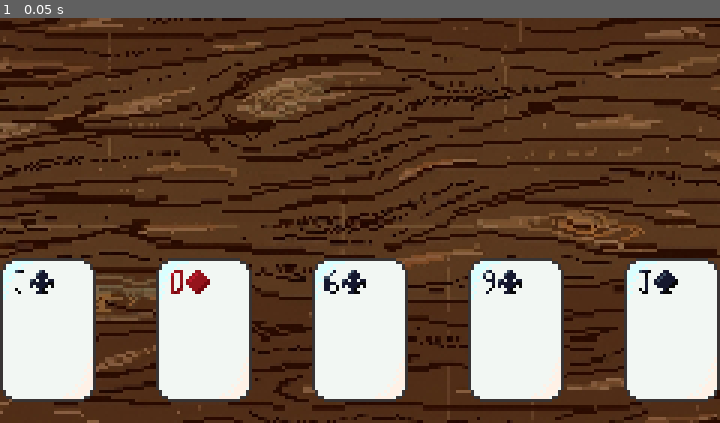
Above: before the commit, frame 1.
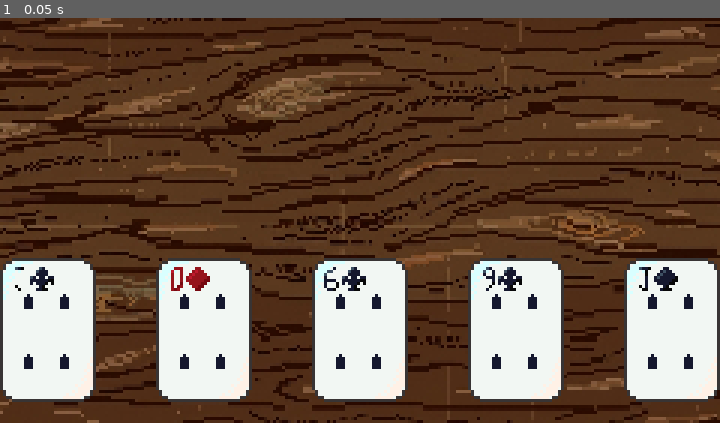
Above: after the commit, the same moment.

Repository: TESTLYgribble/CRAD
Game: Godot game, scene res://Scenes/main.tscn
Same seed, same stepped clock (60 frames per second), same inputs: the game is played once before the commit and once after it. Before the commit the project starts from res://main.tscn.
Inputs:
- Up to frame 1 (0.05 s): no input

The runs differ from the first frame. In frame 1, 1.5% of the frame differs, in the area x 2-97%, y 61-87%.

Commit message:
added tileMapLayer for pattern generation

Diff:
--- /dev/null
+++ b/Scenes/card.tscn
@@ -0,0 +1,233 @@
+[gd_scene format=3 uid="uid://cop1m6r316joc"]
+
+[ext_resource type="Script" uid="uid://dwu2ruwitp718" path="res://Scripts/card.gd" id="1_xnv4g"]
+[ext_resource type="Texture2D" uid="uid://cbn45d2pjhb1a" path="res://Art/cardSprites.png" id="2_u5wvb"]
+[ext_resource type="Shader" uid="uid://cf67wy241mix3" path="res://Scripts/cardColorSwap.tres" id="3_mm04k"]
+[ext_resource type="Texture2D" uid="uid://ccpyknrgdqa2a" path="res://Art/black_pallette.png" id="4_yvxpl"]
+[ext_resource type="Texture2D" uid="uid://dr6n2r7kwth72" path="res://Art/red_pallette.png" id="5_uf1hq"]
+[ext_resource type="Texture2D" uid="uid://br8jagl3ho2ak" path="res://Art/CradnewAssets.png" id="6_sj14m"]
+[ext_resource type="Script" uid="uid://dgt3cdypnhy6h" path="res://Scripts/card_small_face.gd" id="7_pyy63"]
+
+[sub_resource type="AtlasTexture" id="AtlasTexture_rjlel"]
+atlas = ExtResource("2_u5wvb")
+region = Rect2(28, 79, 8, 8)
+
+[sub_resource type="AtlasTexture" id="AtlasTexture_q5obu"]
+atlas = ExtResource("2_u5wvb")
+region = Rect2(37, 79, 8, 8)
+
+[sub_resource type="AtlasTexture" id="AtlasTexture_e484p"]
+atlas = ExtResource("2_u5wvb")
+region = Rect2(10, 79, 8, 8)
+
+[sub_resource type="AtlasTexture" id="AtlasTexture_fpac0"]
+atlas = ExtResource("2_u5wvb")
+region = Rect2(1, 79, 8, 8)
+
+[sub_resource type="SpriteFrames" id="SpriteFrames_1i5pp"]
+animations = [{
+"frames": [],
+"loop": true,
+"name": &"sym_NULL",
+"speed": 5.0
+}, {
+"frames": [{
+"duration": 1.0,
+"texture": SubResource("AtlasTexture_rjlel")
+}, {
+"duration": 1.0,
+"texture": SubResource("AtlasTexture_q5obu")
+}, {
+"duration": 1.0,
+"texture": SubResource("AtlasTexture_e484p")
+}, {
+"duration": 1.0,
+"texture": SubResource("AtlasTexture_fpac0")
+}],
+"loop": true,
+"name": &"sym_Types",
+"speed": 5.0
+}]
+
+[sub_resource type="ShaderMaterial" id="ShaderMaterial_e484p"]
+shader = ExtResource("3_mm04k")
+shader_parameter/Red_palette = ExtResource("5_uf1hq")
+shader_parameter/Black_palette = ExtResource("4_yvxpl")
+shader_parameter/colors_count = 3
+shader_parameter/isBlack = false
+
+[sub_resource type="AtlasTexture" id="AtlasTexture_pjytt"]
+atlas = ExtResource("2_u5wvb")
+region = Rect2(1, 69, 5, 8)
+
+[sub_resource type="AtlasTexture" id="AtlasTexture_b4rk6"]
+atlas = ExtResource("2_u5wvb")
+region = Rect2(8, 89, 5, 8)
+
+[sub_resource type="AtlasTexture" id="AtlasTexture_6lcat"]
+atlas = ExtResource("2_u5wvb")
+region = Rect2(15, 89, 5, 8)
+
+[sub_resource type="AtlasTexture" id="AtlasTexture_ut1v0"]
+atlas = ExtResource("2_u5wvb")
+region = Rect2(22, 89, 5, 8)
+
+[sub_resource type="AtlasTexture" id="AtlasTexture_vno60"]
+atlas = ExtResource("2_u5wvb")
+region = Rect2(30, 89, 5, 8)
+
+[sub_resource type="AtlasTexture" id="AtlasTexture_l0gnn"]
+atlas = ExtResource("2_u5wvb")
+region = Rect2(36, 89, 5, 8)
+
+[sub_resource type="AtlasTexture" id="AtlasTexture_is7yf"]
+atlas = ExtResource("2_u5wvb")
+region = Rect2(41, 89, 5, 8)
+
+[sub_resource type="AtlasTexture" id="AtlasTexture_5biq5"]
+atlas = ExtResource("2_u5wvb")
+region = Rect2(48, 89, 5, 8)
+
+[sub_resource type="AtlasTexture" id="AtlasTexture_kicxe"]
+atlas = ExtResource("2_u5wvb")
+region = Rect2(55, 89, 5, 8)
+
+[sub_resource type="AtlasTexture" id="AtlasTexture_oaj0s"]
+atlas = ExtResource("2_u5wvb")
+region = Rect2(6, 69, 5, 8)
+
+[sub_resource type="AtlasTexture" id="AtlasTexture_lbpyt"]
+atlas = ExtResource("2_u5wvb")
+region = Rect2(14, 69, 5, 8)
+
+[sub_resource type="AtlasTexture" id="AtlasTexture_h8qr4"]
+atlas = ExtResource("2_u5wvb")
+region = Rect2(22, 69, 5, 8)
+
+[sub_resource type="SpriteFrames" id="SpriteFrames_kvrdl"]
+animations = [{
+"frames": [],
+"loop": true,
+"name": &"Val_NULL",
+"speed": 5.0
+}, {
+"frames": [{
+"duration": 1.0,
+"texture": SubResource("AtlasTexture_pjytt")
+}, {
+"duration": 1.0,
+"texture": SubResource("AtlasTexture_b4rk6")
+}, {
+"duration": 1.0,
+"texture": SubResource("AtlasTexture_6lcat")
+}, {
+"duration": 1.0,
+"texture": SubResource("AtlasTexture_ut1v0")
+}, {
+"duration": 1.0,
+"texture": SubResource("AtlasTexture_vno60")
+}, {
+"duration": 1.0,
+"texture": SubResource("AtlasTexture_l0gnn")
+}, {
+"duration": 1.0,
+"texture": SubResource("AtlasTexture_is7yf")
+}, {
+"duration": 1.0,
+"texture": SubResource("AtlasTexture_5biq5")
+}, {
+"duration": 1.0,
+"texture": SubResource("AtlasTexture_kicxe")
+}, {
+"duration": 1.0,
+"texture": SubResource("AtlasTexture_oaj0s")
+}, {
+"duration": 1.0,
+"texture": SubResource("AtlasTexture_lbpyt")
+}, {
+"duration": 1.0,
+"texture": SubResource("AtlasTexture_h8qr4")
+}],
+"loop": true,
+"name": &"Val_Text",
+"speed": 5.0
+}]
+
+[sub_resource type="TileMapPattern" id="TileMapPattern_b4rk6"]
+tile_data = PackedInt32Array(0, 131072, 18, 4, 131072, 18)
+
+[sub_resource type="TileMapPattern" id="TileMapPattern_6lcat"]
+tile_data = PackedInt32Array(0, 131072, 18, 131074, 131072, 18, 4, 131072, 18)
+
+[sub_resource type="TileMapPattern" id="TileMapPattern_ut1v0"]
+tile_data = PackedInt32Array(0, 131072, 18, 262144, 131072, 18, 4, 131072, 18, 262148, 131072, 18)
+
+[sub_resource type="TileMapPattern" id="TileMapPattern_vno60"]
+tile_data = PackedInt32Array(0, 131072, 18, 262144, 131072, 18, 131074, 131072, 18, 4, 131072, 18, 262148, 131072, 18)
+
+[sub_resource type="TileMapPattern" id="TileMapPattern_l0gnn"]
+tile_data = PackedInt32Array(0, 131072, 18, 131072, 131072, 18, 262144, 131072, 18, 4, 131072, 18, 131076, 131072, 18, 262148, 131072, 18)
+
+[sub_resource type="TileMapPattern" id="TileMapPattern_is7yf"]
+tile_data = PackedInt32Array(0, 131072, 18, 131072, 131072, 18, 262144, 131072, 18, 131074, 131072, 18, 4, 131072, 18, 131076, 131072, 18, 262148, 131072, 18)
+
+[sub_resource type="TileMapPattern" id="TileMapPattern_5biq5"]
+tile_data = PackedInt32Array(0, 131072, 18, 131072, 131072, 18, 262144, 131072, 18, 65538, 131072, 18, 196610, 131072, 18, 4, 131072, 18, 131076, 131072, 18, 262148, 131072, 18)
+
+[sub_resource type="TileMapPattern" id="TileMapPattern_kicxe"]
+tile_data = PackedInt32Array(0, 131072, 18, 131072, 131072, 18, 262144, 131072, 18, 65538, 131072, 18, 196610, 131072, 18, 327682, 131072, 18, 4, 131072, 18, 131076, 131072, 18, 262148, 131072, 18)
+
+[sub_resource type="TileMapPattern" id="TileMapPattern_oaj0s"]
+tile_data = PackedInt32Array(131072, 131072, 18, 1, 131072, 18, 262145, 131072, 18, 131074, 131072, 18, 3, 131072, 18, 262147, 131072, 18, 131076, 131072, 18, 5, 131072, 18, 262149, 131072, 18, 131078, 131072, 18)
+
+[sub_resource type="TileSetAtlasSource" id="TileSetAtlasSource_h8qr4"]
+texture = ExtResource("6_sj14m")
+margins = Vector2i(1, 0)
+texture_region_size = Vector2i(3, 5)
+8:18/0 = 0
+6:18/0 = 0
+4:18/0 = 0
+2:18/0 = 0
+
+[sub_resource type="TileSet" id="TileSet_kvrdl"]
+tile_size = Vector2i(3, 5)
+sources/0 = SubResource("TileSetAtlasSource_h8qr4")
+pattern_0 = SubResource("TileMapPattern_b4rk6")
+pattern_1 = SubResource("TileMapPattern_6lcat")
+pattern_2 = SubResource("TileMapPattern_ut1v0")
+pattern_3 = SubResource("TileMapPattern_vno60")
+pattern_4 = SubResource("TileMapPattern_l0gnn")
+pattern_5 = SubResource("TileMapPattern_is7yf")
+pattern_6 = SubResource("TileMapPattern_5biq5")
+pattern_7 = SubResource("TileMapPattern_kicxe")
+pattern_8 = SubResource("TileMapPattern_oaj0s")
+
+[node name="Card" type="Node2D" unique_id=369486260]
+z_index = 1
+script = ExtResource("1_xnv4g")
+
+[node name="whiteCard" type="Sprite2D" parent="." unique_id=1277861294]
+texture_filter = 1
+position = Vector2(16, 24)
+texture = ExtResource("2_u5wvb")
+region_enabled = true
+region_rect = Rect2(94, 79, 32, 48)
+
+[node name="Card_symbol" type="AnimatedSprite2D" parent="whiteCard" unique_id=336866556]
+texture_filter = 1
+position = Vector2(-2, -17)
+sprite_frames = SubResource("SpriteFrames_1i5pp")
+animation = &"sym_Types"
+
+[node name="Card_Value" type="AnimatedSprite2D" parent="whiteCard" unique_id=898595935]
+material = SubResource("ShaderMaterial_e484p")
+position = Vector2(-9, -17)
+sprite_frames = SubResource("SpriteFrames_kvrdl")
+animation = &"Val_Text"
+
+[node name="Card_face" type="Node2D" parent="whiteCard" unique_id=2135055652]
+position = Vector2(-14, -12)
+
+[node name="Card_small_face" type="TileMapLayer" parent="whiteCard/Card_face" unique_id=1894430078]
+tile_set = SubResource("TileSet_kvrdl")
+script = ExtResource("7_pyy63")
--- /dev/null
+++ b/Scenes/main.tscn
@@ -0,0 +1,12 @@
+[gd_scene format=3 uid="uid://o5qw5luojwci"]
+
+[ext_resource type="Script" uid="uid://ccatiqlvcbqvi" path="res://Scripts/main.gd" id="1_bo1nx"]
+[ext_resource type="PackedScene" uid="uid://cn0kjjd3u3ac1" path="res://Scenes/bgTableTop.tscn" id="2_8gbba"]
+
+[node name="main" type="Node" unique_id=1845220420]
+script = ExtResource("1_bo1nx")
+
+[node name="backGround" parent="." unique_id=1590379101 instance=ExtResource("2_8gbba")]
+
+[node name="cardPlacement" type="Marker2D" parent="." unique_id=559062089]
+position = Vector2(0, 75)
--- a/Scripts/card.gd
+++ b/Scripts/card.gd
@@ -1,30 +1,24 @@
 extends Node2D
 
-const val:Array[String] = ["A","2","3","4","5","6","7","8","9","10","K","Q","J"]
+const val: Array[String] = ["A","2","3","4","5","6","7","8","9","10","K","Q","J"]
 const cardTypes = ["spd","clvr","dmnd","hrts"]
 
-@onready var card_symbol = $whiteCard/Card_symbol
-@onready var card_value = $whiteCard/Card_Value
+@onready var card_symbol = get_node_or_null("whiteCard/Card_symbol")
+@onready var card_value = get_node_or_null("whiteCard/Card_Value")
 
 var card_color : ShaderMaterial
-
-var rnd_info:Array[int]
-
+var rnd_info: Array[int]
 var card_info = {
 	num = "NULL",
 	type = "NULL"
 }
 
 func _ready() -> void:
-
-	# Make shader material unique
-	card_value.material = card_value.material.duplicate()
-
-	# Get the duplicated material
-	card_color = card_value.material as ShaderMaterial
+	if card_value and card_value.material:
+		card_value.material = card_value.material.duplicate()
+		card_color = card_value.material as ShaderMaterial
 
 	randomize()
-
 	Rnd_Card_Gen()
 	randomCardDetails()
 	checkBlack()
@@ -33,9 +27,8 @@
 
 
 func Rnd_Card_Gen() -> void:
-
-	var numR:int = randi() % val.size()
-	var typR:int = randi() % cardTypes.size()
+	var numR: int = randi() % val.size()
+	var typR: int = randi() % cardTypes.size()
 
 	rnd_info = [typR, numR]
 
@@ -46,15 +39,19 @@
 
 
 func randomCardDetails() -> void:
+	# Added safety checks so it doesn't crash if Godot has a timing glitch
+	if card_symbol:
+		card_symbol.animation = "sym_Types"
+		card_symbol.frame = rnd_info[0]
 
-	card_symbol.animation = "sym_Types"
-	card_symbol.frame = rnd_info[0]
-
-	card_value.animation = "Val_Text"
-	card_value.frame = rnd_info[1]
+	if card_value:
+		card_value.animation = "Val_Text"
+		card_value.frame = rnd_info[1]
 
 
 func checkBlack():
+	if not card_color:
+		return
 
 	if rnd_info[0] in [0, 1]:
 		card_color.set_shader_parameter("isBlack", true)
--- /dev/null
+++ b/Scripts/card_small_face.gd
@@ -0,0 +1,15 @@
+extends TileMapLayer
+
+@onready var card = owner
+var cardPattern:TileMapPattern
+const patternStart = Vector2i(2,0)
+var intCardFaceValue = 3
+
+
+
+func faceValAssign():
+	cardPattern = tile_set.get_pattern(intCardFaceValue-1)
+	set_pattern(patternStart,cardPattern)
+
+func _ready() -> void:
+	faceValAssign()
--- /dev/null
+++ b/Scripts/main.gd
@@ -0,0 +1,21 @@
+extends Node
+
+var cardPos_X: int = 0
+var cardPos_Y: int = 80
+var cardOffset: int = 52
+
+# Best practice: Use your exported variable in the inspector,
+# or fallback to preload if it's empty
+@export var new_Card: PackedScene = preload("res://Scenes/card.tscn")
+
+func card_Spawn():
+	for i in range(5):
+		var card = new_Card.instantiate()
+
+		# Set positions before adding to child so it doesn't jump visual frames
+		card.position = Vector2(cardPos_X + (i * cardOffset), cardPos_Y)
+
+		add_child(card)
+
+func _ready() -> void:
+	card_Spawn()
--- a/Scripts/temp_test_button.gd
+++ /dev/null
@@ -1 +0,0 @@
-extends BoxContainer
--- a/card.tscn
+++ /dev/null
@@ -1,175 +0,0 @@
-[gd_scene format=3 uid="uid://cop1m6r316joc"]
-
-[ext_resource type="Texture2D" uid="uid://cbn45d2pjhb1a" path="res://Art/cardSprites.png" id="1_kikvd"]
-[ext_resource type="Script" uid="uid://dwu2ruwitp718" path="res://Scripts/card.gd" id="1_rjlel"]
-[ext_resource type="Shader" uid="uid://cf67wy241mix3" path="res://cardColorSwap.tres" id="3_q5obu"]
-[ext_resource type="Texture2D" uid="uid://ccpyknrgdqa2a" path="res://Art/black_pallette.png" id="4_fpac0"]
-[ext_resource type="Texture2D" uid="uid://dr6n2r7kwth72" path="res://Art/red_pallette.png" id="5_1i5pp"]
-
-[sub_resource type="AtlasTexture" id="AtlasTexture_rjlel"]
-atlas = ExtResource("1_kikvd")
-region = Rect2(28, 79, 8, 8)
-
-[sub_resource type="AtlasTexture" id="AtlasTexture_q5obu"]
-atlas = ExtResource("1_kikvd")
-region = Rect2(37, 79, 8, 8)
-
-[sub_resource type="AtlasTexture" id="AtlasTexture_e484p"]
-atlas = ExtResource("1_kikvd")
-region = Rect2(10, 79, 8, 8)
-
-[sub_resource type="AtlasTexture" id="AtlasTexture_fpac0"]
-atlas = ExtResource("1_kikvd")
-region = Rect2(1, 79, 8, 8)
-
-[sub_resource type="SpriteFrames" id="SpriteFrames_1i5pp"]
-animations = [{
-"frames": [],
-"loop": true,
-"name": &"sym_NULL",
-"speed": 5.0
-}, {
-"frames": [{
-"duration": 1.0,
-"texture": SubResource("AtlasTexture_rjlel")
-}, {
-"duration": 1.0,
-"texture": SubResource("AtlasTexture_q5obu")
-}, {
-"duration": 1.0,
-"texture": SubResource("AtlasTexture_e484p")
-}, {
-"duration": 1.0,
-"texture": SubResource("AtlasTexture_fpac0")
-}],
-"loop": true,
-"name": &"sym_Types",
-"speed": 5.0
-}]
-
-[sub_resource type="ShaderMaterial" id="ShaderMaterial_e484p"]
-shader = ExtResource("3_q5obu")
-shader_parameter/Red_palette = ExtResource("5_1i5pp")
-shader_parameter/Black_palette = ExtResource("4_fpac0")
-shader_parameter/colors_count = 3
-shader_parameter/isBlack = false
-
-[sub_resource type="AtlasTexture" id="AtlasTexture_pjytt"]
-atlas = ExtResource("1_kikvd")
-region = Rect2(1, 69, 5, 8)
-
-[sub_resource type="AtlasTexture" id="AtlasTexture_b4rk6"]
-atlas = ExtResource("1_kikvd")
-region = Rect2(8, 89, 5, 8)
-
-[sub_resource type="AtlasTexture" id="AtlasTexture_6lcat"]
-atlas = ExtResource("1_kikvd")
-region = Rect2(15, 89, 5, 8)
-
-[sub_resource type="AtlasTexture" id="AtlasTexture_ut1v0"]
-atlas = ExtResource("1_kikvd")
-region = Rect2(22, 89, 5, 8)
-
-[sub_resource type="AtlasTexture" id="AtlasTexture_vno60"]
-atlas = ExtResource("1_kikvd")
-region = Rect2(30, 89, 5, 8)
-
-[sub_resource type="AtlasTexture" id="AtlasTexture_l0gnn"]
-atlas = ExtResource("1_kikvd")
-region = Rect2(36, 89, 5, 8)
-
-[sub_resource type="AtlasTexture" id="AtlasTexture_is7yf"]
-atlas = ExtResource("1_kikvd")
-region = Rect2(41, 89, 5, 8)
-
-[sub_resource type="AtlasTexture" id="AtlasTexture_5biq5"]
-atlas = ExtResource("1_kikvd")
-region = Rect2(48, 89, 5, 8)
-
-[sub_resource type="AtlasTexture" id="AtlasTexture_kicxe"]
-atlas = ExtResource("1_kikvd")
-region = Rect2(55, 89, 5, 8)
-
-[sub_resource type="AtlasTexture" id="AtlasTexture_oaj0s"]
-atlas = ExtResource("1_kikvd")
-region = Rect2(6, 69, 5, 8)
-
-[sub_resource type="AtlasTexture" id="AtlasTexture_lbpyt"]
-atlas = ExtResource("1_kikvd")
-region = Rect2(14, 69, 5, 8)
-
-[sub_resource type="AtlasTexture" id="AtlasTexture_h8qr4"]
-atlas = ExtResource("1_kikvd")
-region = Rect2(22, 69, 5, 8)
-
-[sub_resource type="SpriteFrames" id="SpriteFrames_kvrdl"]
-animations = [{
-"frames": [],
-"loop": true,
-"name": &"Val_NULL",
-"speed": 5.0
-}, {
-"frames": [{
-"duration": 1.0,
-"texture": SubResource("AtlasTexture_pjytt")
-}, {
-"duration": 1.0,
-"texture": SubResource("AtlasTexture_b4rk6")
-}, {
-"duration": 1.0,
-"texture": SubResource("AtlasTexture_6lcat")
-}, {
-"duration": 1.0,
-"texture": SubResource("AtlasTexture_ut1v0")
-}, {
-"duration": 1.0,
-"texture": SubResource("AtlasTexture_vno60")
-}, {
-"duration": 1.0,
-"texture": SubResource("AtlasTexture_l0gnn")
-}, {
-"duration": 1.0,
-"texture": SubResource("AtlasTexture_is7yf")
-}, {
-"duration": 1.0,
-"texture": SubResource("AtlasTexture_5biq5")
-}, {
-"duration": 1.0,
-"texture": SubResource("AtlasTexture_kicxe")
-}, {
-"duration": 1.0,
-"texture": SubResource("AtlasTexture_oaj0s")
-}, {
-"duration": 1.0,
-"texture": SubResource("AtlasTexture_lbpyt")
-}, {
-"duration": 1.0,
-"texture": SubResource("AtlasTexture_h8qr4")
-}],
-"loop": true,
-"name": &"Val_Text",
-"speed": 5.0
-}]
-
-[node name="Card" type="Node2D" unique_id=369486260]
-z_index = 1
-script = ExtResource("1_rjlel")
-
-[node name="whiteCard" type="Sprite2D" parent="." unique_id=1277861294]
-texture_filter = 1
-position = Vector2(16, 24)
-texture = ExtResource("1_kikvd")
-region_enabled = true
-region_rect = Rect2(94, 79, 32, 48)
-
-[node name="Card_symbol" type="AnimatedSprite2D" parent="whiteCard" unique_id=336866556]
-texture_filter = 1
-position = Vector2(-2, -16)
-sprite_frames = SubResource("SpriteFrames_1i5pp")
-animation = &"sym_Types"
-
-[node name="Card_Value" type="AnimatedSprite2D" parent="whiteCard" unique_id=898595935]
-material = SubResource("ShaderMaterial_e484p")
-position = Vector2(-9, -16)
-sprite_frames = SubResource("SpriteFrames_kvrdl")
-animation = &"Val_Text"
--- a/main.gd
+++ /dev/null
@@ -1,16 +0,0 @@
-extends Node
-var cardPos_X=0
-var cardPos_Y=80
-var cardOffset=52
-
-var loadCard= preload("res://card.tscn")
-@export var new_Card:PackedScene
-
-func card_Spawn():
-	for i in range(6):
-		var card= loadCard.instantiate()
-		card.position= Vector2(int(cardPos_X+(i*cardOffset)),cardPos_Y)
-		add_child(card)
-
-func _ready() -> void:
-	card_Spawn()
--- a/main.tscn
+++ /dev/null
@@ -1,12 +0,0 @@
-[gd_scene format=3 uid="uid://o5qw5luojwci"]
-
-[ext_resource type="PackedScene" uid="uid://cn0kjjd3u3ac1" path="res://bgTableTop.tscn" id="1_0xm2m"]
-[ext_resource type="Script" uid="uid://ccatiqlvcbqvi" path="res://main.gd" id="1_h2yge"]
-
-[node name="main" type="Node" unique_id=1845220420]
-script = ExtResource("1_h2yge")
-
-[node name="backGround" parent="." unique_id=1590379101 instance=ExtResource("1_0xm2m")]
-
-[node name="cardPlacement" type="Marker2D" parent="." unique_id=559062089]
-position = Vector2(0, 75)
--- a/project.godot
+++ b/project.godot
@@ -15,6 +15,10 @@
 config/features=PackedStringArray("4.6", "GL Compatibility")
 config/icon="res://Art/icon.svg"
 
+[autoload]
+
+Card="*uid://dwu2ruwitp718"
+
 [display]
 
 window/size/viewport_width=240
--- a/temp_test_button.tscn
+++ /dev/null
@@ -1,19 +0,0 @@
-[gd_scene format=3 uid="uid://bsly0t8l01jyd"]
-
-[ext_resource type="Texture2D" uid="uid://cbn45d2pjhb1a" path="res://Art/cardSprites.png" id="1_f4hol"]
-[ext_resource type="Script" uid="uid://nkn8bga6v1eu" path="res://Scripts/temp_test_button.gd" id="1_nf20g"]
-
-[node name="TempTestButton" type="BoxContainer" unique_id=1937357702]
-offset_left = 13.0
-offset_top = 27.0
-offset_right = 64.0
-offset_bottom = 46.0
-alignment = 1
-script = ExtResource("1_nf20g")
-
-[node name="Sprite2D" type="Sprite2D" parent="." unique_id=256616903]
-texture_filter = 1
-position = Vector2(25, 9)
-texture = ExtResource("1_f4hol")
-region_enabled = true
-region_rect = Rect2(0, 0, 51, 20)
Binary file added: Art/CradnewAssets.png
Not shown, added: Art/CradnewAssets.png.import
Renamed: bgTableTop.tscn -> Scenes/bgTableTop.tscn
Renamed: cardColorSwap.tres -> Scripts/cardColorSwap.tres
Not shown, added: Scripts/card_small_face.gd.uid
Renamed: main.gd.uid -> Scripts/main.gd.uid
Not shown, removed: Scripts/temp_test_button.gd.uid
